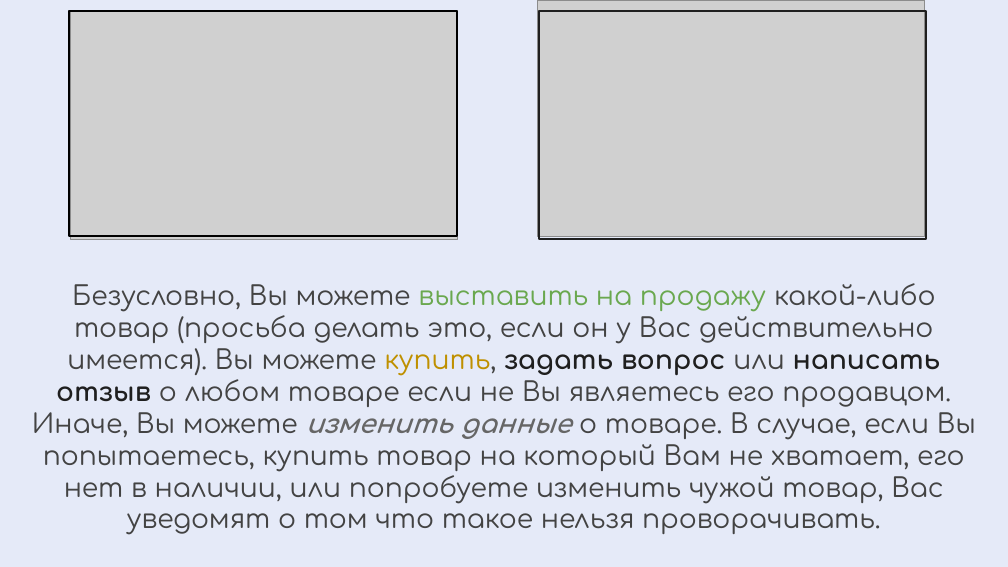
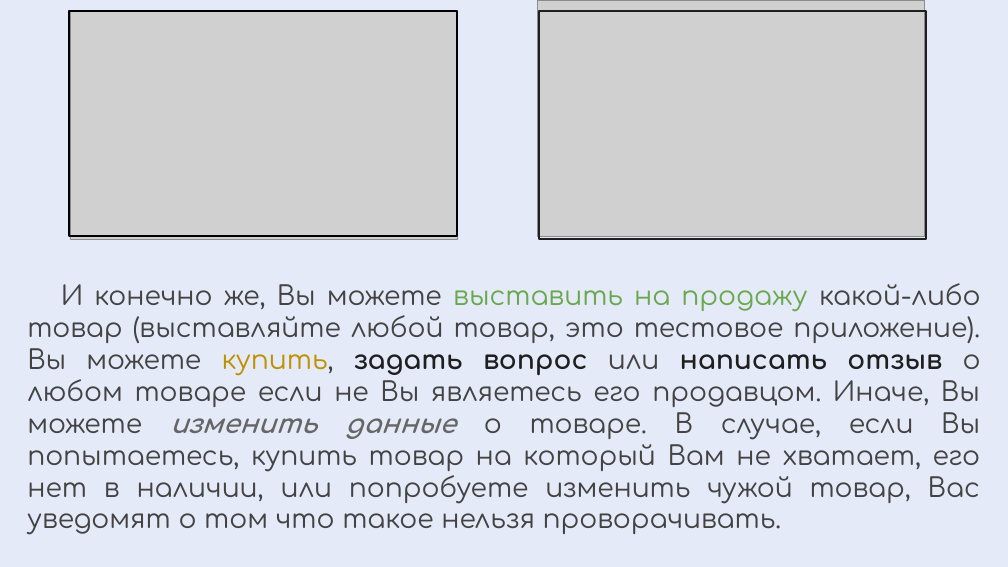
Before and after one commit to MMeadow9/Shop, a slide deck: slide 3 of documentation/Онлайн Магазин.pptx. Drawn at 1008x567 pixels with LibreOffice and Linux fonts; fonts in the diff are those of the drawing; grey boxes stand for pictures. Boxes give left, top, right and bottom in pixels: in the first picture for what was removed or moved away, otherwise in the second. Text is boxed around its words. In the diff, an @@ line names an element or a change of style, - is before the commit and + after.

```diff
--- a/documentation/Онлайн Магазин.pptx
+++ b/documentation/Онлайн Магазин.pptx
@@ text at [27, 283, 981, 535]: text changed @@
-Безусловно, Вы можете выставить на продажу какой-либо товар (просьба делать это, если он у Вас действительно имеется). Вы можете купить, задать вопрос или написать отзыв о любом товаре если не Вы являетесь его продавцом. Иначе, Вы можете изменить данные о товаре. В случае, если Вы попытаетесь, купить товар на который Вам не хватает, его нет в наличии, или попробуете изменить чужой товар, Вас уведомят о том что такое нельзя проворачивать.
+И конечно же, Вы можете выставить на продажу какой-либо товар (выставляйте любой товар, это тестовое приложение). Вы можете купить, задать вопрос или написать отзыв о любом товаре если не Вы являетесь его продавцом. Иначе, Вы можете изменить данные о товаре. В случае, если Вы попытаетесь, купить товар на который Вам не хватает, его нет в наличии, или попробуете изменить чужой товар, Вас уведомят о том что такое нельзя проворачивать.
```
Also in this commit, not shown: 8 other slides changed, 3 slides added, 1 slide removed, 1 other file.
